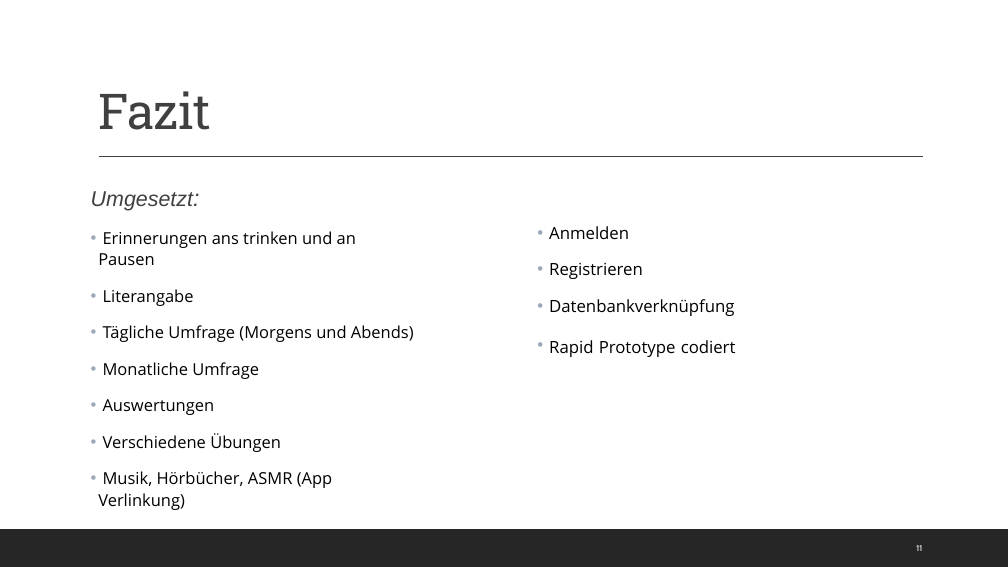
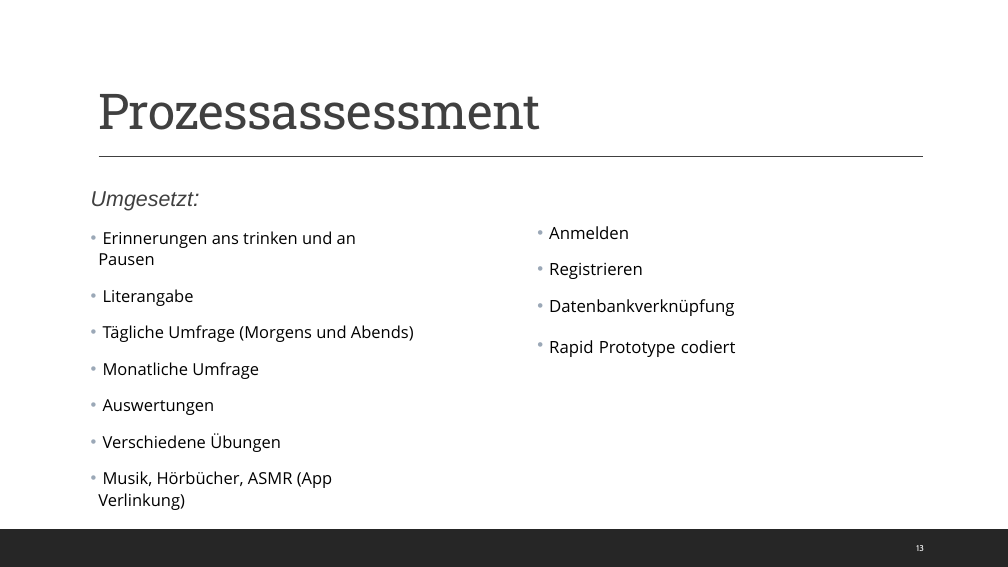
Before and after one commit to Kplacken/EPWS2020SerttasPlackenhohn, a slide deck: slide 13 of Audits/Audit 4/WS2020_SerttasPlackenhohn_Audit4.pptx (slide 11 before the commit). Drawn at 1008x567 pixels with LibreOffice and Linux fonts; fonts in the diff are those of the drawing. Boxes give left, top, right and bottom in pixels: in the first picture for what was removed or moved away, otherwise in the second. Text is boxed around its words. In the diff, an @@ line names an element or a change of style, - is before the commit and + after.

```diff
--- a/Audits/Audit 4/WS2020_SerttasPlackenhohn_Audit4.pptx
+++ b/Audits/Audit 4/WS2020_SerttasPlackenhohn_Audit4.pptx
@@ title at (98, 94, 541, 130): text changed @@
-Fazit
+Prozessassessment
@@ page number at (916, 545, 924, 551): text changed @@
-11
+13
```
Also in this commit, not shown: 2 other slides changed, 3 slides added, 1 slide removed.
